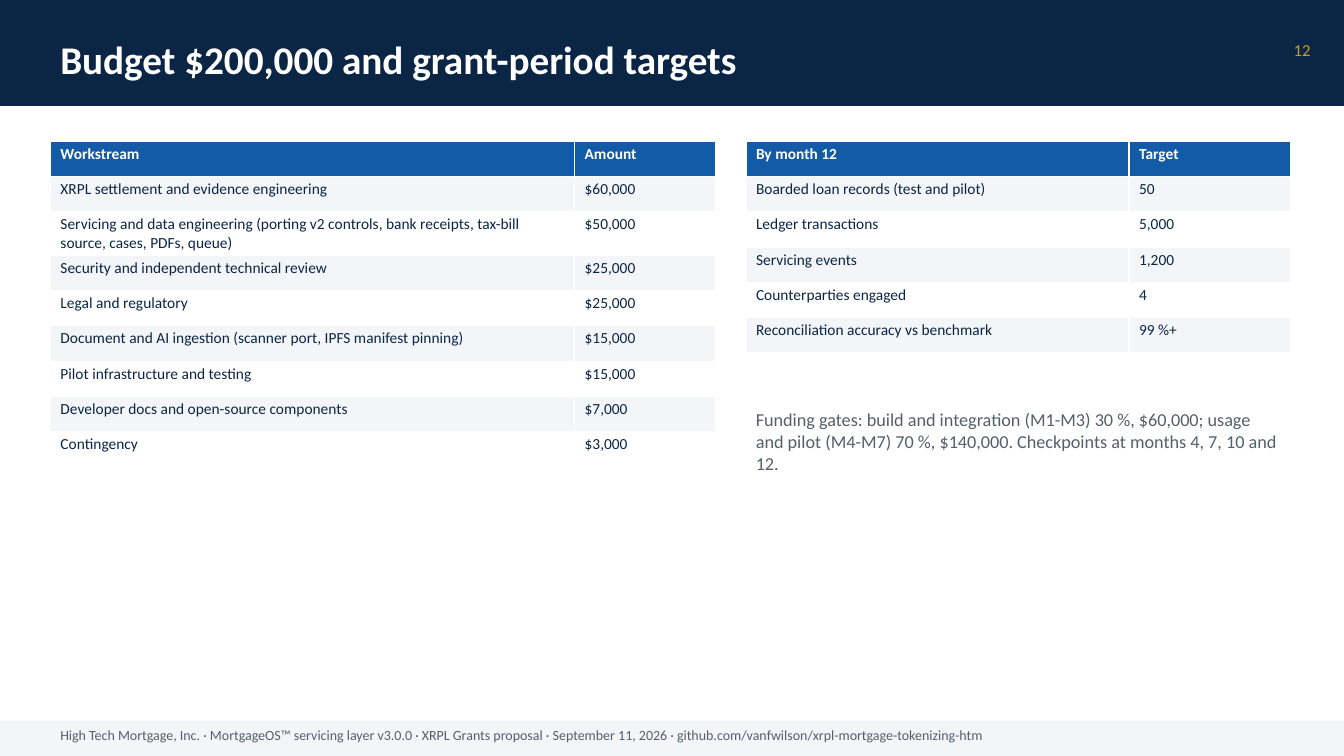
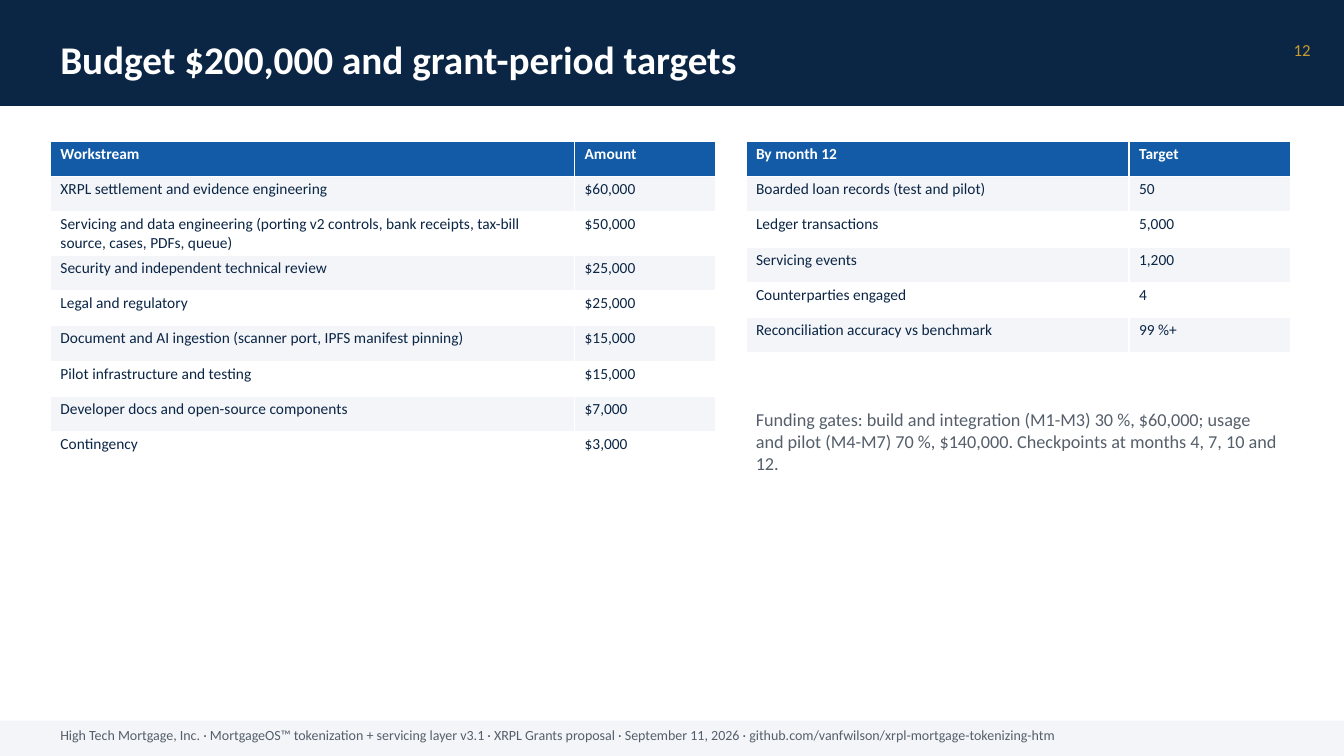
Before and after one commit to vanfwilson/xrpl-mortgage-tokenizing-htm, a slide deck: slide 12 of docs/grant-deck-2026-09-11.pptx. Drawn at 1344x756 pixels with LibreOffice and Linux fonts; fonts in the diff are those of the drawing. Boxes give left, top, right and bottom in pixels: in the first picture for what was removed or moved away, otherwise in the second. Text is boxed around its words. In the diff, an @@ line names an element or a change of style, - is before the commit and + after.

```diff
--- a/docs/grant-deck-2026-09-11.pptx
+++ b/docs/grant-deck-2026-09-11.pptx
@@ text at [60,730,1054,743]: text changed @@
-High Tech Mortgage, Inc. · MortgageOS™ servicing layer v3.0.0 · XRPL Grants proposal · September 11, 2026 · github.com/vanfwilson/xrpl-mortgage-tokenizing-htm
+High Tech Mortgage, Inc. · MortgageOS™ tokenization + servicing layer v3.1 · XRPL Grants proposal · September 11, 2026 · github.com/vanfwilson/xrpl-mortgage-tokenizing-htm
```
Also in this commit, not shown: 14 other slides changed, 18 other files.
